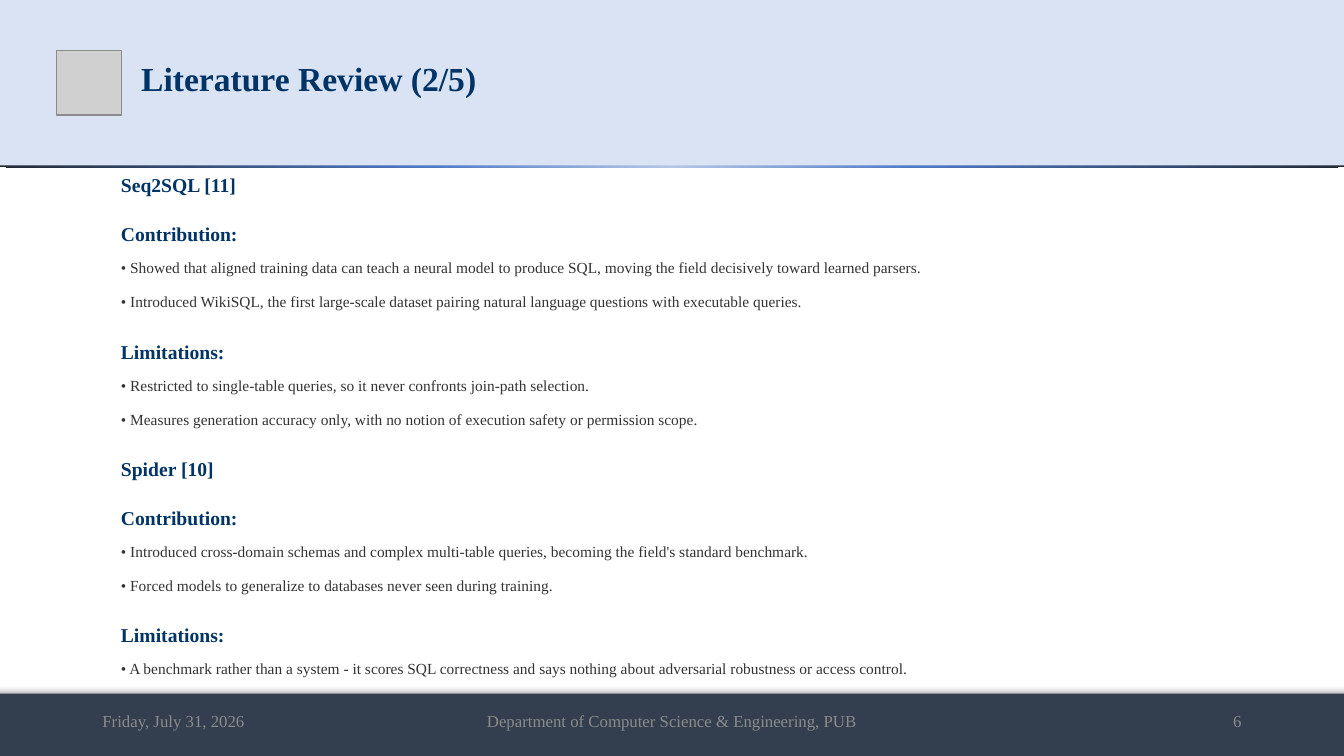
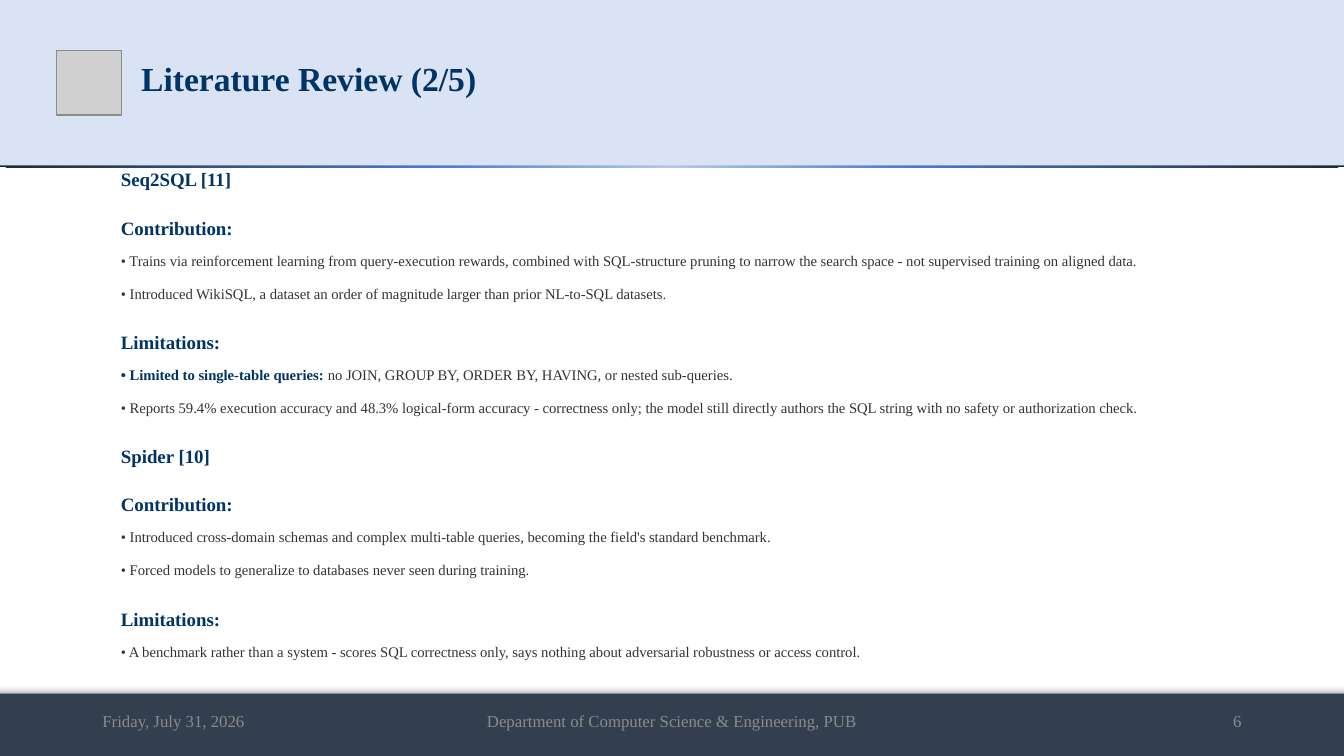
Before and after one commit to md-riaz/AEGIS-Research, a slide deck: slide 6 of docs/scripts/Md_Riaz_Mid_Defense_Final_0322310105101024.pptx. Drawn at 1344x756 pixels with LibreOffice and Linux fonts; fonts in the diff are those of the drawing; grey boxes stand for pictures. Boxes give left, top, right and bottom in pixels: in the first picture for what was removed or moved away, otherwise in the second. Text is boxed around its words. In the diff, an @@ line names an element or a change of style, - is before the commit and + after.

Commit message:
fix(presentation): correct literature-review facts and sync generator script
Nine papers had claims contradicted by their actual source PDFs: Seq2SQL's
training method and metrics, RAT-SQL/PICARD's grammar+schema-scoped decoding
(not raw SQL strings), G-SQL's rule-based (non-LLM) nature, TriSQL's real
DELETE failure rate, nl4dv's missing quantitative evaluation, DashBot's real
Vega datasets and user study (not synthetic data), NaLIR's real user study,
and BIRD's exact title and human-vs-GPT-4 numbers. Also fixed a fabricated
author list on the Veezoo/Lehmann et al. reference and reframed Gap 3 from a
false "all five emit raw SQL" claim to the real gap: no authorization concept.

Brought generate_riaz_presentation.py back in sync with every manual pptx fix
made across this project's history (title slide layout, section renames,
Veezoo correction, real benchmark results, removed comparison slide, emission-
space wording, hyphen-bullet style) plus the new literature corrections above,
so re-running the generator no longer reverts any of this.

```diff
--- a/docs/scripts/Md_Riaz_Mid_Defense_Final_0322310105101024.pptx
+++ b/docs/scripts/Md_Riaz_Mid_Defense_Final_0322310105101024.pptx
@@ text at [121, 173, 771, 627]: size 14 to 13.5 pt in "Seq2SQL [11]", "Contribution:", "Limitations:", "Spider [10]" and 2 more places; size 11 to 10.5 pt in "• Introduced cross-domain schemas and complex multi-table ...", "• Forced models to generalize to databases ..." @@
@@ text at [129, 255, 1137, 302]: text changed; size 11 to 10.5 pt @@
-• Showed that aligned training data can teach a neural model to produce SQL, moving the field decisively toward learned parsers.
-• Introduced WikiSQL, the first large-scale dataset pairing natural language questions with executable queries.
+• Trains via reinforcement learning from query-execution rewards, combined with SQL-structure pruning to narrow the search space - not supervised training on aligned data.
+• Introduced WikiSQL, a dataset an order of magnitude larger than prior NL-to-SQL datasets.
@@ text at [130, 369, 1137, 416]: text changed; size 11 to 10.5 pt @@
-• Restricted to single-table queries, so it never confronts join-path selection.
-• Measures generation accuracy only, with no notion of execution safety or permission scope.
+• Limited to single-table queries: no JOIN, GROUP BY, ORDER BY, HAVING, or nested sub-queries.
+• Reports 59.4% execution accuracy and 48.3% logical-form accuracy - correctness only; the model still directly authors the SQL string with no safety or authorization check.
@@ text at [129, 647, 860, 660]: text changed; size 11 to 10.5 pt @@
-• A benchmark rather than a system - it scores SQL correctness and says nothing about adversarial robustness or access control.
+• A benchmark rather than a system - scores SQL correctness only, says nothing about adversarial robustness or access control.
```
Also in this commit, not shown: 6 other slides changed, 2 other files.
